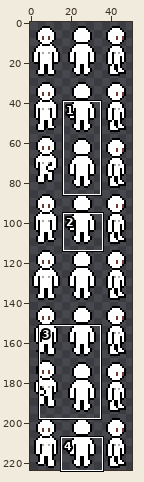
Two versions of one sprite sheet, Assets/Sprites/MaleHuman.png. Above, an overview of the earlier version with the close-up marked.
Close-up. Before the commit:
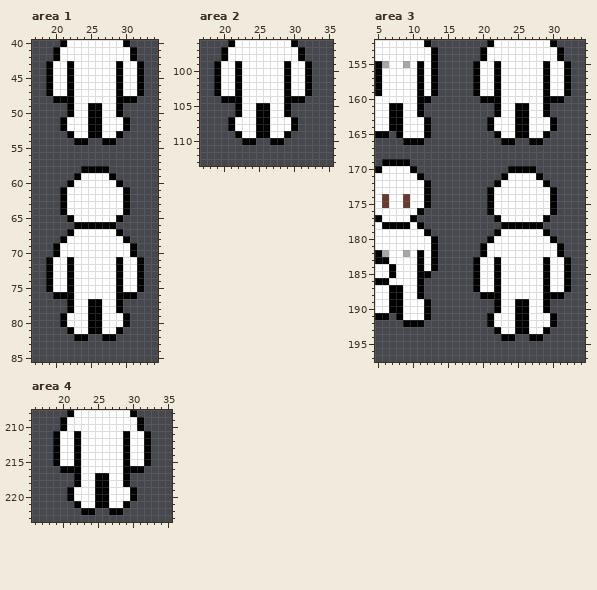
The file is 51x224 pixels. Shown: area 1: x 17..34, y 40..85; area 2: x 17..35, y 96..113; area 3: x 5..34, y 152..197; area 4: x 16..35, y 208..223.
After:
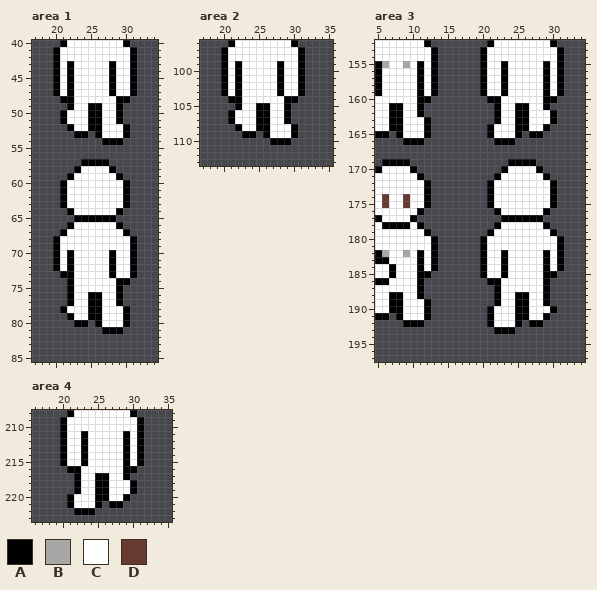
Palette (. is transparent): A #000000  B #a9a7a6  C #ffffff  D #663931
Change:
Changed rows in their new state; - is an unchanged pixel.
Area 1:
first column x 19:
43 .A-------AC-A.
44 .A-------AC-A.
45 .A-------AC-A.
46 .A-------AC-A.
47 .A-------AC-A.
48 -.----------.-
50 --AC----------
51 ----------A.--
52 --.A----------
53 ---.AA.---CA--
54 ----..----A---
57 -----AAAA-----
58 ----ACCCCA----
59 ---AC----CA---
60 --AC------CA--
first column x 19:
64 --.A------A.--
65 ---.AAAAAA.---
66 ---ACCCCCCA---
67 --AC------CA--
68 -AC--------CA-
70 ---A-----A----
71 .A-------AC-A.
72 .A-------AC-A.
73 ..A------AC-A.
74 ...--------A..
75 ...--------...
76 -..---AA---..-
78 --AC------CA--
79 --.A----------
80 --..AA.-------
81 ---.....AA----
82 ----..--..----
Area 2:
first column x 19:
 99 .A-------AC-A.
100 .A-------AC-A.
101 .A-------AC-A.
102 .A-------AC-A.
103 .A-------AC-A.
104 -.----------.-
106 --AC----------
107 ----------A.--
108 --.A----------
109 ---.AA.---CA--
110 ----..----A---
Area 3:
first column x 19:
155 .A-CA-------A.
156 .A-CA-------A.
157 .A-CA-------A.
158 .A-CA-------A.
159 .A-CA-------A.
160 -.----------.-
162 ----------CA--
163 --.A----------
164 ----------A.--
165 --AC---.AA.---
166 ---A----..----
169 -----AAAA-----
170 ----ACCCCA----
171 ---AC----CA---
172 --AC------CA--
first column x 7:
176 --------------.A------A.--
177 ---------------.AAAAAA.---
178 ---------------ACCCCCCA---
179 --------------AC------CA--
180 -------------AC--------CA-
182 ----------------A-----A---
183 ------------.A-CA-------A.
184 ------------.A-CA-------A.
185 ------------.A-CA------A..
186 ------------..A--------...
187 CC----------...--------...
188 -------------..---AA---..-
190 --------------AC------CA--
191 ----------------------A.--
192 -------------------.AA..--
193 ----------------AA.....---
194 ----------------..--..----
Area 4:
first column x 19:
211 .A-CA-------A.
212 .A-CA-------A.
213 .A-CA-------A.
214 .A-CA-------A.
215 .A-CA-------A.
216 -.----------.-
218 ----------CA--
219 --.A----------
220 ----------A.--
221 --AC---.AA.---
222 ---A----..----
Boxes around the changes in both close-ups, in picture pixels (x1, y1, x2, y2):
changed: (46, 61, 144, 187)
changed: (46, 208, 144, 341)
changed: (214, 61, 263, 145)
changed: (277, 61, 312, 145)
changed: (473, 61, 571, 187)
changed: (473, 208, 571, 341)
changed: (389, 285, 403, 292)
changed: (53, 431, 151, 515)
